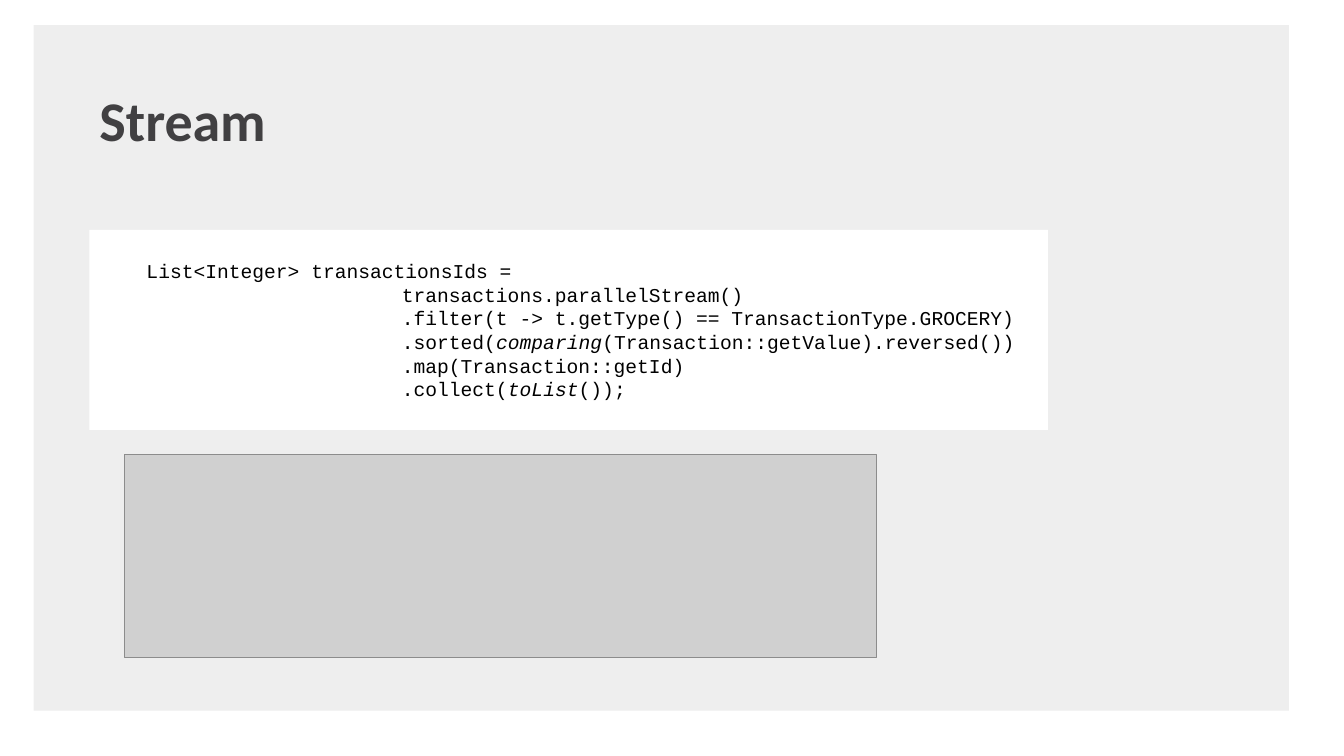
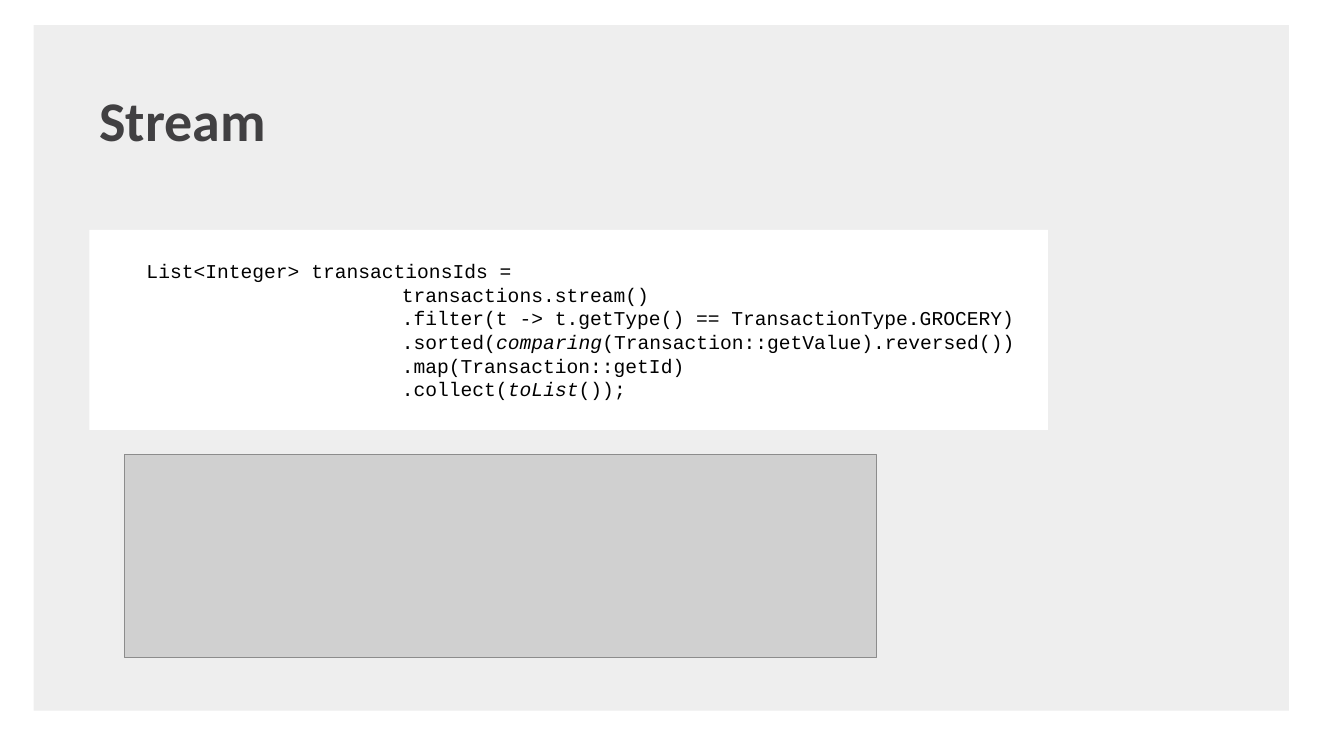
Before and after one commit to shaojie-xu-kp/Java8_lunch_learn, a slide deck: slide 24 of Java 8 & TDP.pptx (slide 19 before the commit). Drawn at 1344x756 pixels with LibreOffice and Linux fonts; fonts in the diff are those of the drawing; grey boxes stand for pictures; background and template pictures are left out. Boxes give left, top, right and bottom in pixels: in the first picture for what was removed or moved away, otherwise in the second. Text is boxed around its words. In the diff, an @@ line names an element or a change of style, - is before the commit and + after.

```diff
--- a/Java 8 & TDP.pptx
+++ b/Java 8 & TDP.pptx
@@ text in rectangle at (146,265,1014,400): text changed @@
-List<Integer> transactionsIds =
-transactions.parallelStream()
-.filter(t -> t.getType() == TransactionType.GROCERY)
-.sorted(comparing(Transaction::getValue).reversed())
-.map(Transaction::getId)
-.collect(toList());
+List<Integer> transactionsIds =
+transactions.stream()
+.filter(t -> t.getType() == TransactionType.GROCERY)
+.sorted(comparing(Transaction::getValue).reversed())
+.map(Transaction::getId)
+.collect(toList());
```
Also in this commit, not shown: 6 other slides changed, 11 slides added, 2 slides removed.
